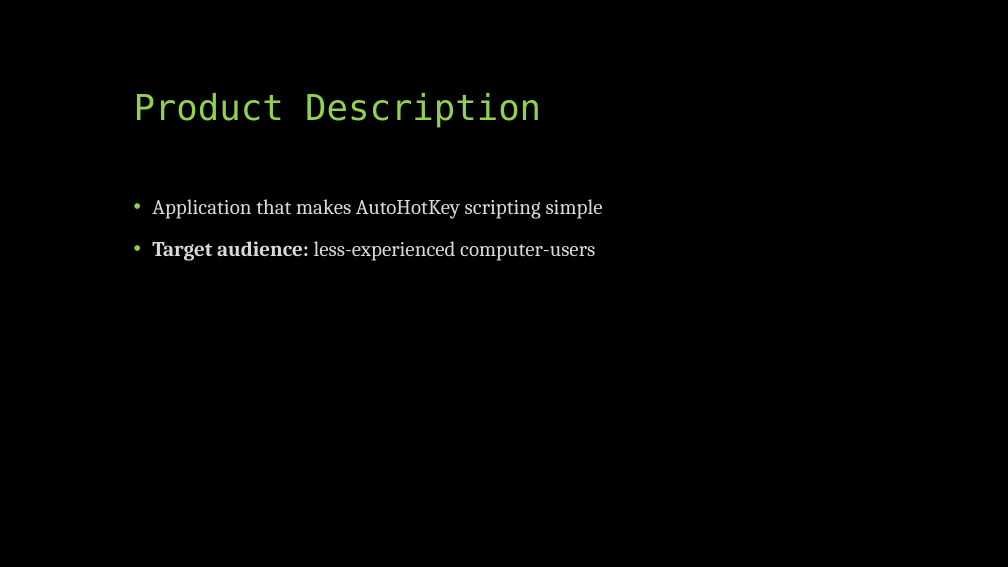
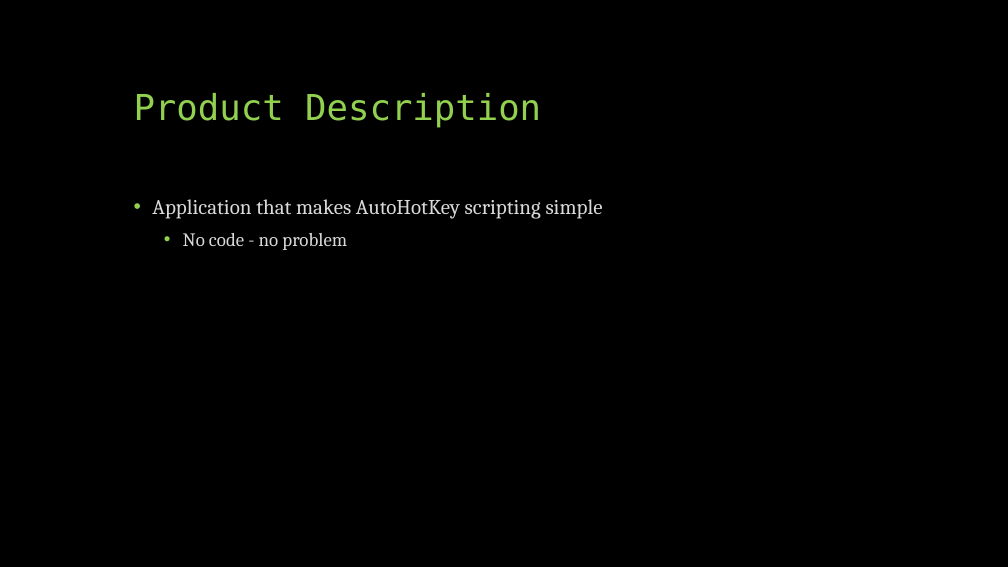
Before and after one commit to CS341-Group-2/sprint-1-presentation, a slide deck: slide 3 of Group 2 Introductory Presentation.pptx. Drawn at 1008x567 pixels with LibreOffice and Linux fonts; fonts in the diff are those of the drawing. Boxes give left, top, right and bottom in pixels: in the first picture for what was removed or moved away, otherwise in the second. Text is boxed around its words. In the diff, an @@ line names an element or a change of style, - is before the commit and + after.

```diff
--- a/Group 2 Introductory Presentation.pptx
+++ b/Group 2 Introductory Presentation.pptx
@@ text at bbox=[183, 233, 347, 250]: text changed; size 20 to 18 pt @@
-• Target audience: less-experienced computer-users
+  • No code - no problem
```
Also in this commit, not shown: 1 other slide changed.
